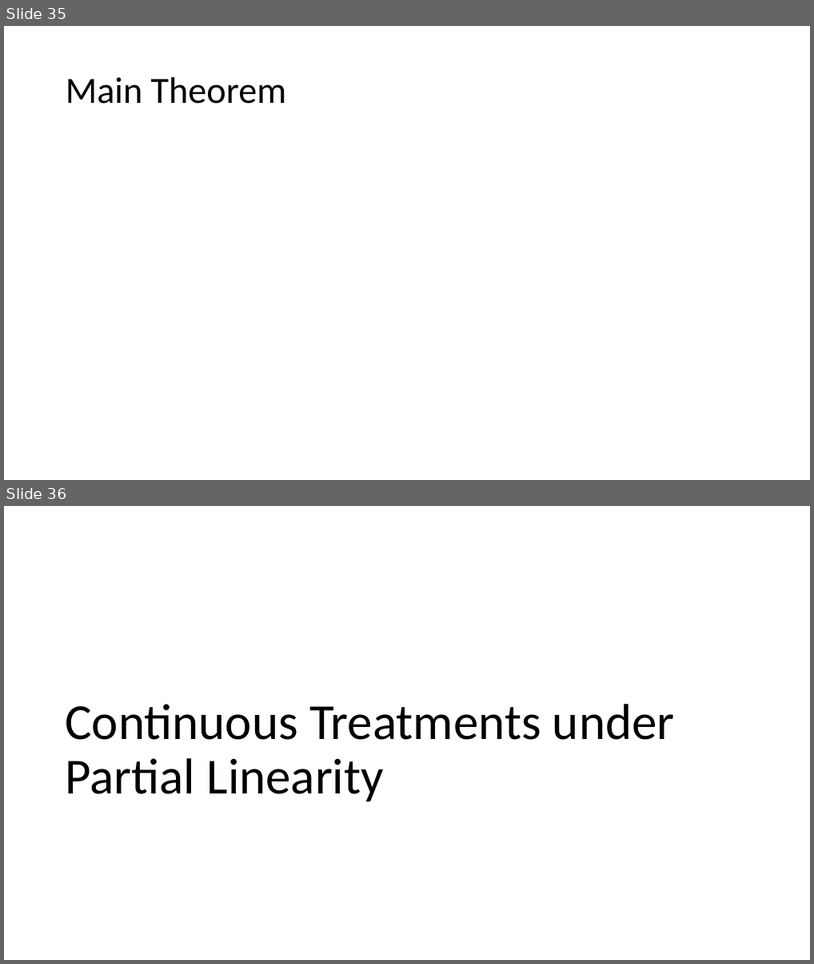
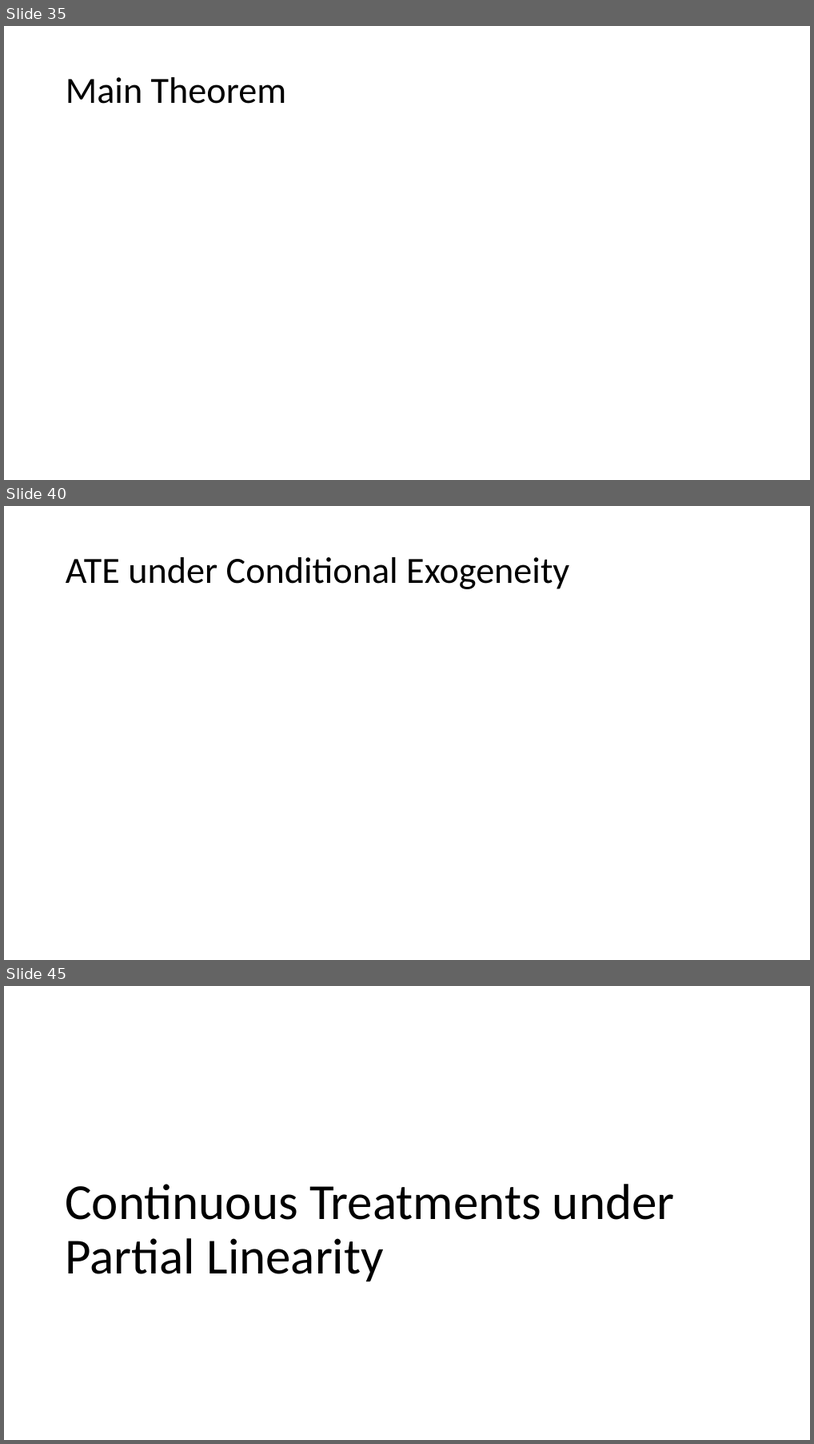
Before and after one commit to stanford-msande228/winter24, a slide deck: assets/presentations/MSANDE228_Lecture12_Inference_with_Modern_NonLinear_Methods.pptx. Shown one above the other, each under a label of ours: slides 35 and 36 before the commit, slides 35, 40 and 45 after it; the slides between them are not shown. The pictures are 814x964 and 814x1444 pixels, drawn with LibreOffice and Linux fonts; fonts in the diff are those of the drawing; grey boxes stand for pictures. Boxes give left, top, right and bottom in pixels: in the first picture for what was removed or moved away, otherwise in the second. Text is boxed around its words. In the diff, an @@ line names an element or a change of style, - is before the commit and + after.

```diff
--- a/assets/presentations/MSANDE228_Lecture12_Inference_with_Modern_NonLinear_Methods.pptx
+++ b/assets/presentations/MSANDE228_Lecture12_Inference_with_Modern_NonLinear_Methods.pptx
@@ slide 40 added at [4, 506, 810, 960], background #FFFFFF @@
@@ title added at [66, 557, 570, 589], 44 pt, text #000000 @@
+ATE under Conditional Exogeneity
@@ what was slide 36 is now slide 45 @@
```
Also in this commit, not shown: 8 other slides added, 13 other files.
